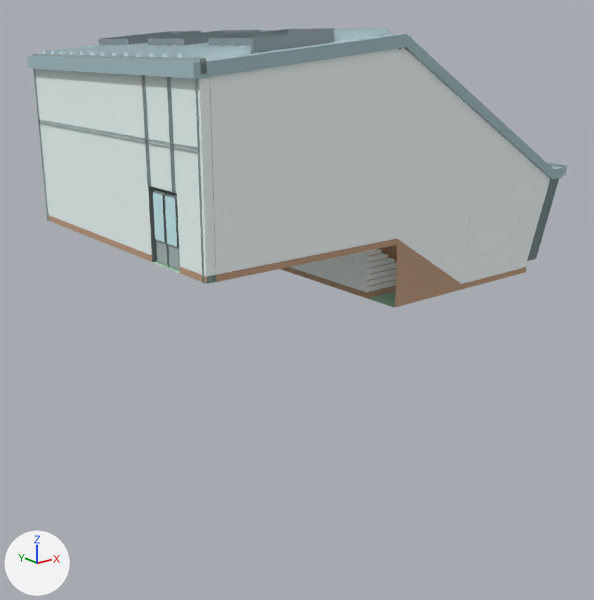
An edit to the glTF model client/assets/models/Studio_IMU_A.glb, drawn before and after from the same camera.
Both versions are drawn from a camera (50 mm lens) standing at (-21.8, -27.7, 9.9) and looking at (-0.8, -1.5, -0.6). Arrows for +X, +Y and +Z are at lower left; the lights stay in place. Where no turn or scale is listed for an object, it has been applied to the vertices. Vertices at the same position are counted once.

Names of what the first picture shows: 'Bords', 'HM_Sol', 'Mur', 'Muret_Mezzanine', 'Porte', 'Structure_facade', 'Toit', 'Toit_Chevrons', 'Toit_poutres', 'Verriere'.
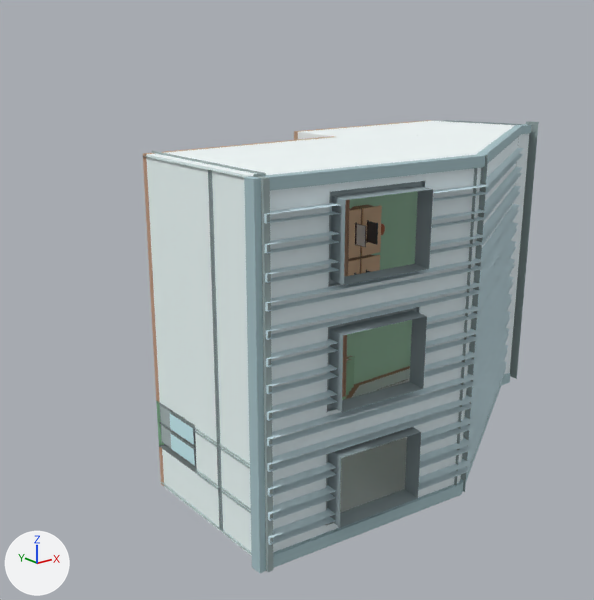
Where the newer file only moved an object's origin or applied its transform, the numbers keep the older frame.

What differs and where, as boxes (x1, y1, x2, y2) in the pictures (594 x 600 px):
'Mur', mesh turned
    before: (35, 48, 550, 307)
    after: (143, 120, 515, 556)
'Toit', mesh turned, moved
    before: (98, 28, 335, 54)
    after: (270, 125, 529, 552)
'Toit_Chevrons', mesh turned, moved
    before: (42, 28, 393, 60)
    after: (264, 148, 524, 545)
'Bords', mesh turned
    before: (27, 34, 563, 179)
    after: (244, 124, 531, 573)
'HM_Sol', mesh turned
    before: (153, 245, 455, 308)
    after: (156, 191, 418, 446)
'Toit_poutres', mesh turned, moved
    before: (32, 35, 567, 176)
    after: (257, 121, 539, 572)
'Structure_facade', mesh turned, moved
    before: (33, 69, 216, 284)
    after: (144, 151, 266, 555)
'Porte', mesh turned, moved
    before: (148, 186, 180, 271)
    after: (159, 403, 197, 473)
'Muret_Mezzanine', mesh turned
    before: (281, 251, 368, 298)
    after: (294, 131, 350, 397)
'Verriere', mesh turned, moved
    before: (527, 178, 559, 261)
    after: (443, 120, 525, 203)
'Ecran.003', moved (not visible before)
    after: (378, 378, 410, 390)

What changed in the scene script:
```text
Change me_cube_001:
    where me_cube_001.from_pydata(...)  # 197 vertices, 347 faces; spans x -1.39..0.63, y -6.26..6.32, z -2.4..1.73
    used by ob_verriere; location = (9.84, -0.03, 2.68)
    me_cube_001 part 1: the whole mesh is turned 90 degrees about the x axis through the mesh origin
Change me_cube_002:
    where me_cube_002.from_pydata(...)  # 68 vertices, 120 faces; spans x -8.37..-8.05, y 1.71..3.59, z 2.0..4.68
    used by ob_porte; location = (0.0, -6.39, 0.54)
    me_cube_002 part 2: the whole mesh is turned 90 degrees about the x axis through the mesh origin
Change me_cube_014:
    where me_cube_014.from_pydata(...)  # 38 vertices, 38 faces; spans x -0.13..0.29, y -4.74..7.92, z -4.18..2.3
    used by ob_structure_facade; location = (-8.3, -1.57, 6.73)
    me_cube_014 part 3: the whole mesh is turned 90 degrees about the x axis through the mesh origin
Change me_cube_010:
    where me_cube_010.from_pydata(...)  # 44 vertices, 84 faces; spans x -8.6..10.4, y -6.4..6.3, z 4.1..10.2
    used by ob_bords; location = (0.0, 0.0, 0.0)
    me_cube_010 part 4: the whole mesh is turned 90 degrees about the x axis through the mesh origin
Change me_cube_005:
    where me_cube_005.from_pydata(...)  # 46 vertices, 60 faces; spans x -0.39..0.21, y -4.72..6.28, z 0.04..3.54
    used by ob_muret_mezzanine; location = (0.0, 0.0, 0.0)
    me_cube_005 part 5: the whole mesh is turned 90 degrees about the x axis through the mesh origin
Change me_cube_016:
    where me_cube_016.from_pydata(...)  # 92 vertices, 102 faces; spans x -5.3..12.8, y -0.1..12.6, z -2.5..7.2
    used by ob_mur; location = (-3.1, -6.3, 2.54)
    me_cube_016 part 6: the whole mesh is turned 90 degrees about the x axis through its middle, then moved by (0.0, -4.9, -5.0)
Change me_cube_009:
    where me_cube_009.from_pydata(...)  # 225 vertices, 315 faces; spans x -8.4..8.5, y -6.3..6.3, z 0.0..2.5
    used by ob_hm_sol; location = (0.0, 0.0, 0.0)
    me_cube_009 part 7: the whole mesh is turned 90 degrees about the x axis through the mesh origin
Change me_cube_008:
    where me_cube_008.from_pydata(...)  # 72 vertices, 120 faces; spans x -8.4..10.5, y 0.1..12.7, z 3.6..9.6
    used by ob_toit; location = (0.0, -6.39, 0.77)
    me_cube_008 part 8: the whole mesh is turned 90 degrees about the x axis through the mesh origin
Change me_cube_011:
    where me_cube_011.from_pydata(...)  # 286 vertices, 310 faces; spans x -8.4..10.4, y -1.8..8.8, z 3.4..9.5
    used by ob_toit_chevrons; location = (0.0, -3.51, 0.88)
    me_cube_011 part 9: the whole mesh is turned 90 degrees about the x axis through the mesh origin
Change me_cube_012:
    where me_cube_012.from_pydata(...)  # 24 vertices, 24 faces; spans x -8.1..11.1, y -1.9..10.9, z 3.4..9.3
    used by ob_toit_poutres; location = (-0.27, -4.51, 0.77)
    me_cube_012 part 10: the whole mesh is turned 90 degrees about the x axis through the mesh origin
Change ob_verriere:
    ob_verriere.location: (9.84, -0.03, 2.68) -> (9.84, -2.68, -0.03)
Change ob_porte:
    ob_porte.location: (0.0, -6.39, 0.54) -> (0.0, -0.54, -6.39)
Change ob_structure_facade:
    ob_structure_facade.location: (-8.3, -1.57, 6.73) -> (-8.3, -6.73, -1.57)
Change ob_toit:
    ob_toit.location: (0.0, -6.39, 0.77) -> (0.0, -0.77, -6.39)
Change ob_toit_chevrons:
    ob_toit_chevrons.location: (0.0, -3.51, 0.88) -> (0.0, -0.88, -3.51)
Change ob_toit_poutres:
    ob_toit_poutres.location: (-0.27, -4.51, 0.77) -> (-0.27, -0.77, -4.51)
Change ob_ecran_003:
    ob_ecran_003.location: (5.98, -6.25, 2.26) -> (5.98, -2.26, -6.25)
```
